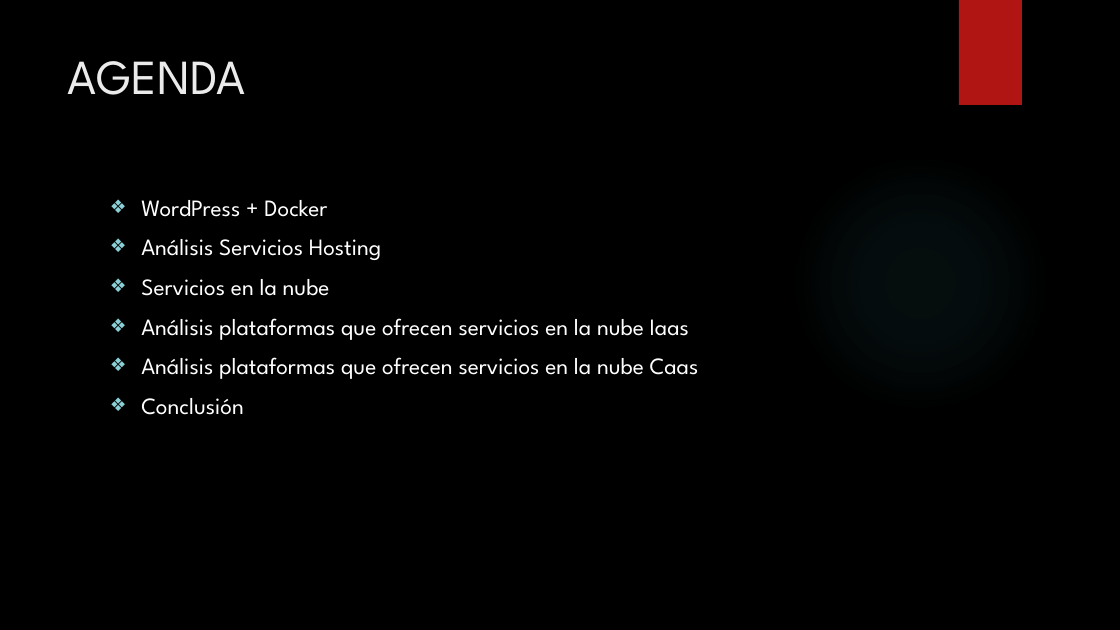
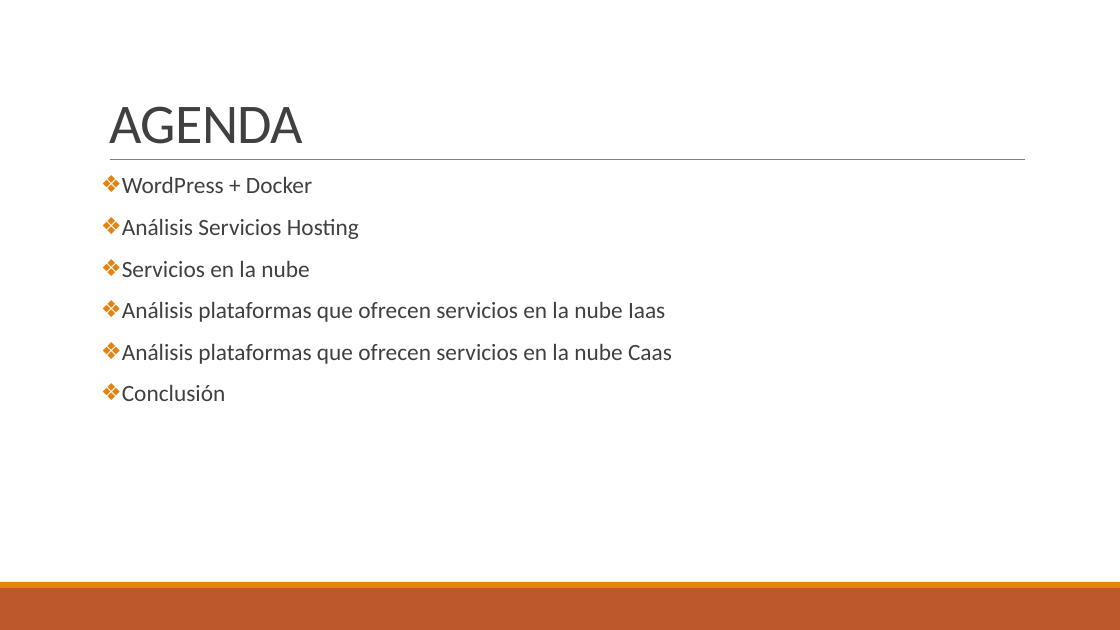
Before and after one commit to Jefer698/Solemne-3-Optativo, a slide deck: slide 2 of OPTATIVO DE ESPECIALIDAD presentacion s3.pptx. Drawn at 1120x630 pixels with LibreOffice and Linux fonts; fonts in the diff are those of the drawing; background and template pictures are left out. Boxes give left, top, right and bottom in pixels: in the first picture for what was removed or moved away, otherwise in the second. Text is boxed around its words. In the diff, an @@ line names an element or a change of style, - is before the commit and + after.

```diff
--- a/OPTATIVO DE ESPECIALIDAD presentacion s3.pptx
+++ b/OPTATIVO DE ESPECIALIDAD presentacion s3.pptx
@@ background picture (left out) to #FFFFFF @@
@@ title "AGENDA" moved from (x1=68, y1=61, x2=246, y2=95) to (x1=109, y1=106, x2=303, y2=144) @@
@@ title "AGENDA" at (x1=109, y1=106, x2=303, y2=144): size 42 to 48 pt, font League Spartan to Calibri, text colour #EBEBEB to #404040, letter spacing 0 to -0.5 pt; line spacing 1 to 0.85; vertical alignment top to bottom @@
@@ rectangle removed at (x1=959, y1=0, x2=1022, y2=105) @@
@@ text "WordPress + Docker" moved from (x1=141, y1=200, x2=699, y2=415) to (x1=122, y1=177, x2=672, y2=401) @@
@@ text "WordPress + Docker" at (x1=122, y1=177, x2=672, y2=401): font League Spartan to Calibri, text colour #FFFFFF to #404040; indent changed; line spacing 1 to 0.9; more space between paragraphs; bullet colour #8AD0D6 to #E48312 @@
@@ line added from (110, 160) to (1026, 160), #808080 0.5 pt @@
@@ ellipse removed at (x1=791, y1=154, x2=1049, y2=413) @@
@@ rectangle added at (x1=0, y1=588, x2=1120, y2=630), fill #BD582C @@
@@ rectangle added at (x1=0, y1=582, x2=1120, y2=588), fill #E48312 @@
```
Also in this commit, not shown: 9 other slides changed, 1 slide added, 1 slide removed, 2 other files.
